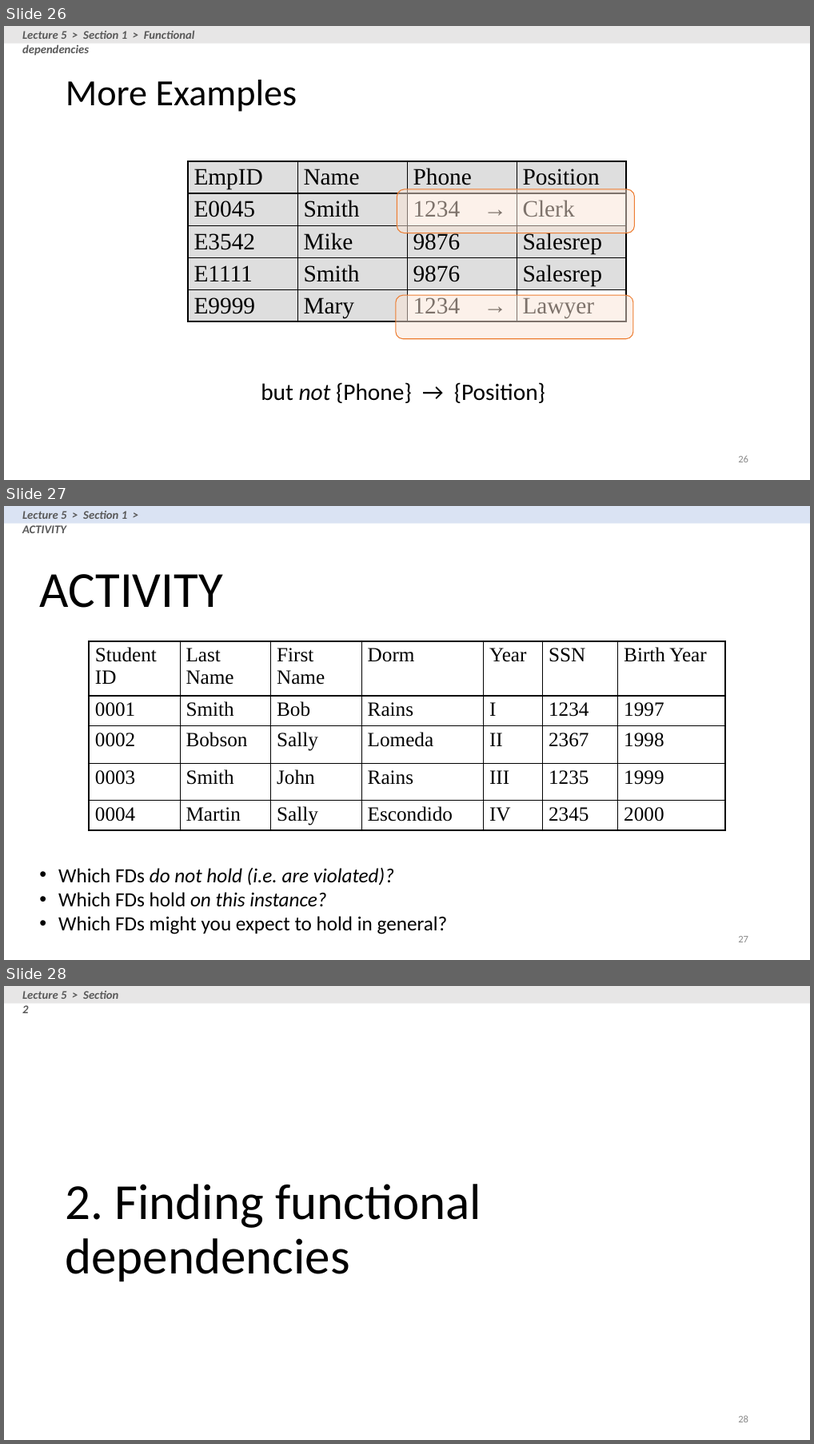
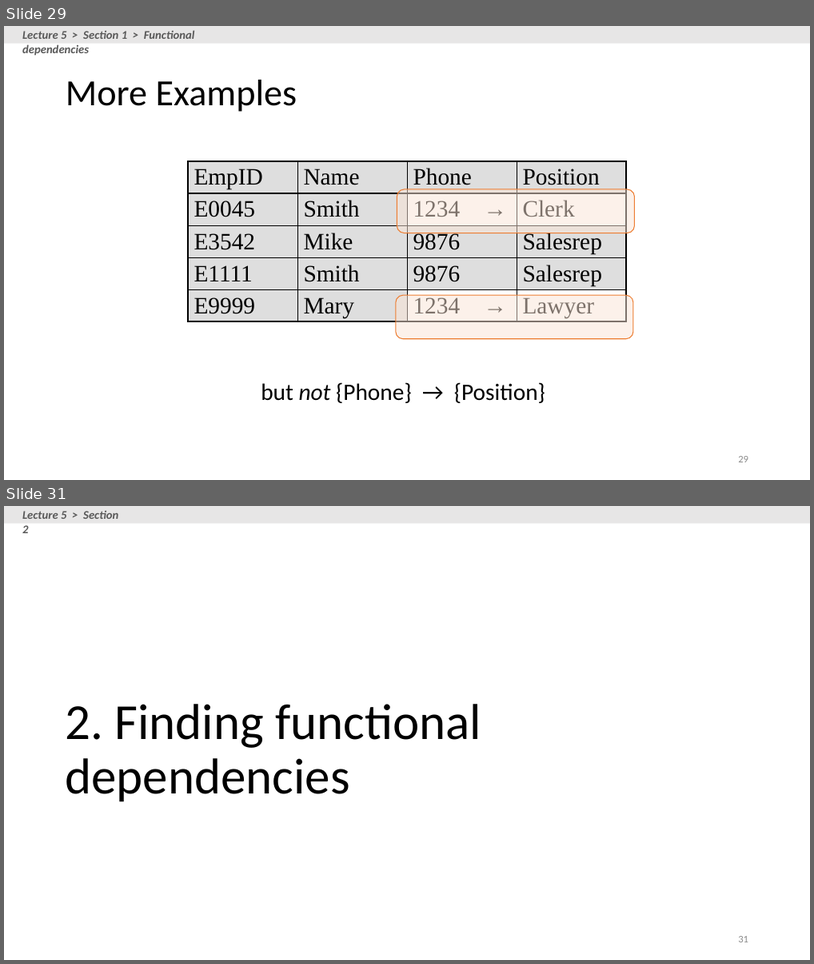
Before and after one commit to XIEQ/cs145-notebooks, a slide deck: lecture-5-7/Lecture_5_7_DB_Design.pptx. Shown one above the other, each under a label of ours: slides 26, 27 and 28 before the commit, slides 29 and 31 after it; the slides between them are not shown. The pictures are 814x1444 and 814x964 pixels, drawn with LibreOffice and Linux fonts; fonts in the diff are those of the drawing. Boxes give left, top, right and bottom in pixels: in the first picture for what was removed or moved away, otherwise in the second. Text is boxed around its words. In the diff, an @@ line names an element or a change of style, - is before the commit and + after.

```diff
--- a/lecture-5-7/Lecture_5_7_DB_Design.pptx
+++ b/lecture-5-7/Lecture_5_7_DB_Design.pptx
@@ slide 27 removed at (4,506,810,960), background #FFFFFF @@
@@ rectangle removed at (4,506,810,524) @@
@@ text removed at (22,511,127,533) @@
-Lecture 5 > Section 1 > ACTIVITY
@@ title removed at (40,574,223,608) @@
-ACTIVITY
@@ table removed at (90,641,726,830), 5 rows, 7 columns @@
-Student ID | Last Name | First Name | Dorm | Year | SSN | Birth Year
-0001 | Smith | Bob | Rains | I | 1234 | 1997
-0002 | Bobson | Sally | Lomeda | II | 2367 | 1998
-0003 | Smith | John | Rains | III | 1235 | 1999
-0004 | Martin | Sally | Escondido | IV | 2345 | 2000
@@ text removed at (58,867,448,934) @@
-• Which FDs do not hold (i.e. are violated)?
-• Which FDs hold on this instance?
-• Which FDs might you expect to hold in general?
@@ page number removed at (738,936,749,942) @@
-27
@@ what was slide 26 is now slide 29 @@
@@ page number at (738,456,749,462): text changed @@
-26
+29
@@ what was slide 28 is now slide 31 @@
@@ page number at (738,936,749,942): text changed @@
-28
+31
```
Also in this commit, not shown: 13 slides changed, 4 slides added, 7 other files.
